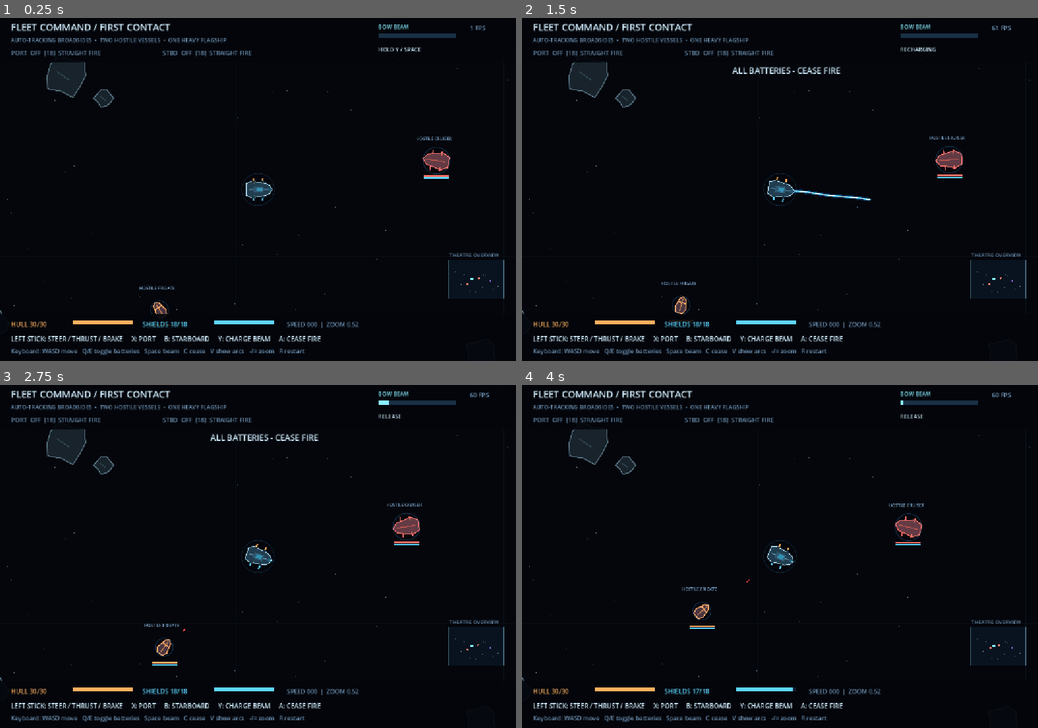
Above: before the commit, frames 1-4 (two rows, left to right).
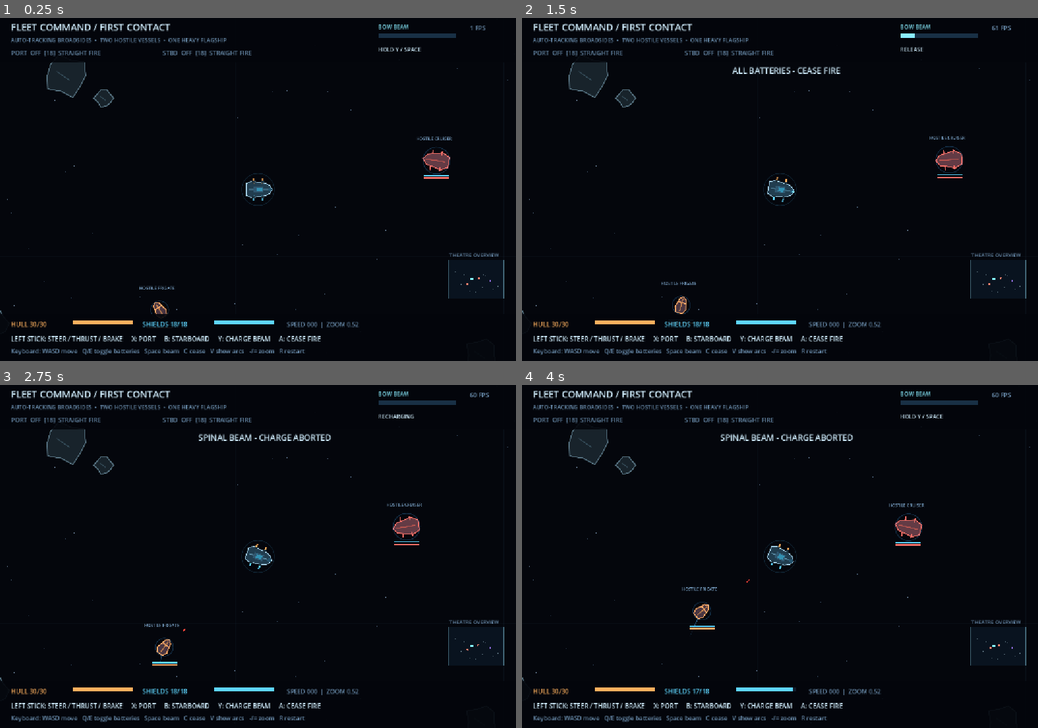
Above: after the commit, the same moments.

Repository: Jonty303/Project-OmegaWar
Game: Godot game, scene res://scenes/fleet_test.tscn
Two runs of this game, one before a commit and one after it. Both use one fixed random seed, a clock stepped at 60 frames per second and the inputs below.
Inputs (mouse positions are in pixels of both pictures, inside the frame that each line leads up to):
- Up to frame 1 (0.25 s): no input
- Up to frame 2 (1.5 s): tap Enter (ui_accept) at 0.5, 0.77 s; move the mouse to (893, 172) at 0.52 s; hold D (fc_turn_right) 0.53-1.25 s; hold Space (fc_beam) 0.53-1.25 s; click (893, 172) at 0.67 s; tap C (fc_cease) at 0.8 s; drag from (676, 206) to (754, 258) at 1.27 s
- Up to frame 3 (2.75 s): move the mouse to (309, 481) at 2.02 s; hold D (fc_turn_right) from 2.03 s (still down); hold Space (fc_beam) from 2.03 s (still down); tap F (fc_missile, bound only after the commit) at 2.1 s
- Up to frame 4 (4 s): release D (fc_turn_right) at 2.75 s; release Space (fc_beam) at 2.75 s; drag from (754, 625) to (625, 505) at 2.77 s; move the mouse to (934, 607) at 3.52 s; hold A (fc_turn_left) from 3.53 s (still down); hold Space (fc_beam) from 3.53 s (still down); tap Enter (ui_accept) at 3.77 s; tap F (fc_missile, bound only after the commit) at 3.8 s

The runs differ from the first frame. In frame 1, less than 0.1% of the frame differs, in the area x 82-87%, y 45-47%; in frame 2, 0.3%; in frame 3, 0.6%, in the area x 29-82%, y 4-82%; in frame 4, 0.5%.

Commit message:
feat: reverse-thrust piloting, automatic five-second spinal beam order, velocity-based ion trails and asteroid hull impacts

Diff:
--- a/scripts/fleet_test.gd
+++ b/scripts/fleet_test.gd
@@ -15,7 +15,11 @@
 const BRAKE := 110.0
 const TURN_SPEED := 0.55
 const TURN_ACCEL := 0.43
-const CHARGE_SECONDS := 2.4
+const CHARGE_SECONDS := 5.0
+const REVERSE_THRUST := 31.0
+const MAX_REVERSE_SPEED := 67.0
+const ASTEROID_SAFE_IMPACT := 20.0
+const TRAIL_INTERVAL := 0.065
 const BROADSIDE_INTERVAL := 0.56
 const SHELL_SPEED := 390.0
 const BEAM_EXPAND_SPEED := 1450.0
@@ -47,8 +51,10 @@
 var thrusting := false
 var braking := false
 var charge := 0.0
-var beam_held := false
 var beam_recovery := 0.0
+var beam_charging := false
+var trail_tick := 0.0
+var ion_trails: Array[Dictionary] = []
 var beam_path: PackedVector2Array = PackedVector2Array()
 var beam_visible := 0.0
 var beam_total := 0.0
@@ -110,15 +116,16 @@
     key_action("fc_beam", KEY_SPACE)
     key_action("fc_reset", KEY_R)
     key_action("fc_cease", KEY_C)
+    key_action("fc_missile", KEY_F)
     key_action("fc_arcs", KEY_V)
     key_action("fc_zoom_out", KEY_MINUS)
     key_action("fc_zoom_in", KEY_EQUAL)
-    # Left-stick axes handle all piloting. Face buttons exclusively issue
-    # weapon orders: X port, B starboard, Y charge beam, A cease fire.
+    # Left stick is full directional propulsion/turning. Face buttons:
+    # X port, B starboard, Y beam arm/cancel, A launch aft missiles.
     pad_button("fc_port", JOY_BUTTON_X)
     pad_button("fc_starboard", JOY_BUTTON_B)
     pad_button("fc_beam", JOY_BUTTON_Y)
-    pad_button("fc_cease", JOY_BUTTON_A)
+    pad_button("fc_missile", JOY_BUTTON_A)
     # D-pad remains free for later shield/command radial menu.
     pad_axis("fc_turn_left", JOY_AXIS_LEFT_X, -1.0)
     pad_axis("fc_turn_right", JOY_AXIS_LEFT_X, 1.0)
@@ -188,7 +195,7 @@
     velocity = Vector2.ZERO
     angular_velocity = 0.0
     charge = 0.0
-    beam_held = false
+    beam_charging = false
     beam_recovery = 0.0
     beam_path.clear()
     port_cooldown = 0.0
@@ -196,6 +203,8 @@
     shots.clear()
     impacts.clear()
     debris.clear()
+    ion_trails.clear()
+    trail_tick = 0.0
     player_shield_flash = 0.0
     setup_targets()
     player_hull = PLAYER_MAX_HULL
@@ -248,15 +257,24 @@
         starboard_target = -1
         announce("STARBOARD BATTERIES - " + ("OPEN FIRE" if starboard_order else "CEASE FIRE"))
 
-    var holding_beam := Input.is_action_pressed("fc_beam")
-    if not encounter_finished and holding_beam and beam_recovery <= 0.0 and beam_path.is_empty():
+    # One press arms a five-second firing order. The second press cancels.
+    if Input.is_action_just_pressed("fc_beam") and not encounter_finished:
+        if beam_charging:
+            beam_charging = false
+            charge = 0.0
+            beam_recovery = maxf(beam_recovery, 1.7)
+            announce("SPINAL BEAM - CHARGE ABORTED")
+        elif beam_recovery <= 0.0 and beam_path.is_empty():
+            beam_charging = true
+            charge = 0.0
+            announce("SPINAL BEAM - CHARGING")
+    if beam_charging and not encounter_finished:
         charge = minf(CHARGE_SECONDS, charge + delta)
-        beam_held = true
-    elif not holding_beam and beam_held:
-        if charge >= 0.28 and not encounter_finished:
-            fire_beam(charge / CHARGE_SECONDS)
-        charge = 0.0
-        beam_held = false
+        if charge >= CHARGE_SECONDS:
+            beam_charging = false
+            fire_beam(1.0)
+            charge = 0.0
+            announce("SPINAL BEAM - FIRE")
 
     if not player_destroyed:
         update_ship(delta)
@@ -274,6 +292,7 @@
     advance_shots(delta)
     advance_beam(delta)
     recharge_shields(delta)
+    update_ion_trails(delta)
     check_encounter_result()
     for i in range(impacts.size() - 1, -1, -1):
         impacts[i]["life"] = float(impacts[i]["life"]) - delta
@@ -294,21 +313,25 @@
     ship_angle += angular_velocity * delta
 
     var throttle := Input.get_action_strength("fc_thrust")
+    var reverse_input := Input.get_action_strength("fc_brake")
     thrusting = throttle > 0.05
-    var brake_input := Input.get_action_strength("fc_brake")
-    braking = brake_input > 0.05
-    if thrusting:
-        velocity += Vector2.UP.rotated(ship_angle) * THRUST * throttle * (1.0 - progress) * delta
+    braking = reverse_input > 0.05
+    var forward := Vector2.UP.rotated(ship_angle)
+    var available_power := 1.0 - progress
+    # Opposite stick direction drives actual stern-first movement, not
+    # passive braking. A stationary ship can accelerate in reverse.
+    velocity += forward * THRUST * throttle * available_power * delta
+    velocity -= forward * REVERSE_THRUST * reverse_input * available_power * delta
     velocity += gravity_at(ship_pos) * delta
-    if braking:
-        velocity = velocity.move_toward(Vector2.ZERO, BRAKE * brake_input * delta)
-    # A charging spinal beam diverts propulsion power. At full charge,
-    # the hull comes to a complete halt until the player releases it.
     if progress > 0.0:
-        velocity = velocity.move_toward(Vector2.ZERO, (32.0 + 92.0 * progress) * delta)
+        velocity = velocity.move_toward(Vector2.ZERO, (26.0 + 83.0 * progress) * delta)
         if progress >= 0.999:
             velocity = Vector2.ZERO
     velocity = velocity.limit_length(MAX_SPEED)
+    # Limit reverse-speed component while retaining sideways inertia.
+    var back_speed := -velocity.dot(forward)
+    if back_speed > MAX_REVERSE_SPEED:
+        velocity += forward * (back_speed - MAX_REVERSE_SPEED)
     ship_pos += velocity * delta
     confine_ship()
 
@@ -336,8 +359,67 @@
         var displacement := ship_pos - centre
         if displacement.length_squared() < minimum * minimum:
             var outward := displacement.normalized() if displacement.length() > 0.1 else Vector2.UP
+            var impact_speed := maxf(0.0, -velocity.dot(outward))
             ship_pos = centre + outward * minimum
-            velocity = velocity.slide(outward) * 0.75
+            velocity = velocity.slide(outward) * 0.65
+            if impact_speed > ASTEROID_SAFE_IMPACT:
+                # Kinetic impact bypasses shields entirely.
+                var harm := clampf((impact_speed - ASTEROID_SAFE_IMPACT) * 0.115, 0.5, 10.0)
+                damage_player_hull_direct(harm, ship_pos - outward * 33.0)
+
+func damage_player_hull_direct(amount: float, at: Vector2) -> void:
+    if player_destroyed:
+        return
+    player_hull = maxf(0.0, player_hull - amount)
+    impacts.append({"pos": at, "life": 0.32, "color": PORT_COLOR})
+    create_explosion(at, 5)
+    if player_hull <= 0.0:
+        player_destroyed = true
+        encounter_finished = true
+        beam_charging = false
+        charge = 0.0
+        announce("FLAGSHIP CRUSHED - PRESS R TO RETRY")
+        create_explosion(ship_pos, 22)
+        sound_bus.play("explosion")
+
+func update_ion_trails(delta: float) -> void:
+    # World-space emitters reflect actual travel, including drifting,
+    # strafing inertia and reversing. Bounded lifetime prevents buildup.
+    for i in range(ion_trails.size() - 1, -1, -1):
+        ion_trails[i]["life"] = float(ion_trails[i]["life"]) - delta
+        if float(ion_trails[i]["life"]) <= 0.0:
+            ion_trails.remove_at(i)
+    trail_tick -= delta
+    if trail_tick > 0.0:
+        return
+    trail_tick = TRAIL_INTERVAL
+    if not player_destroyed:
+        emit_ion(ship_pos, velocity, 1.0)
+    for enemy in targets:
+        if not bool(enemy["destroyed"]):
+            emit_ion(enemy["pos"], enemy["velocity"], 0.73 if enemy["kind"] == "frigate" else 1.0)
+
+func emit_ion(pos: Vector2, actual_velocity: Vector2, strength: float) -> void:
+    var speed := actual_velocity.length()
+    if speed < 9.0:
+        return
+    var rearward := actual_velocity / speed
+    ion_trails.append({
+        "pos": pos - rearward * (22.0 * strength),
+        "vel": actual_velocity * 0.18,
+        "life": lerpf(0.28, 0.82, clampf(speed / 140.0, 0.0, 1.0)),
+        "max_life": 0.82, "speed": speed,
+        "radius": lerpf(1.5, 3.5, clampf(speed / 140.0, 0.0, 1.0)) * strength
+    })
+
+func draw_ion_trails() -> void:
+    for particle in ion_trails:
+        var ratio := clampf(float(particle["life"]) / float(particle["max_life"]), 0.0, 1.0)
+        var pos: Vector2 = particle["pos"]
+        var vel: Vector2 = particle["vel"]
+        draw_line(pos, pos - vel.normalized() * minf(float(particle["speed"]) * 0.16, 16.0),
+            Color(0.28, 0.67, 1.0, 0.26 * ratio), 3.0 * ratio, true)
+        draw_circle(pos, float(particle["radius"]) * ratio, Color(0.57, 0.88, 1.0, 0.46 * ratio))
 
 func announce(message: String) -> void:
     sound_message = message
@@ -740,6 +822,7 @@
     # a show_behind_parent child with independently cached draw commands.
     draw_set_transform(camera_offset, 0.0, Vector2.ONE * view_zoom)
     draw_weapon_arcs()
+    draw_ion_trails()
     draw_targets()
     draw_shots()
     draw_ship()
@@ -794,10 +877,11 @@
             HORIZONTAL_ALIGNMENT_LEFT, -1, 19, MUTED)
         var hp_ratio := float(target["hp"]) / float(target["max_hp"])
         var shield_ratio := float(target["shields"]) / float(target["max_shields"])
-        draw_rect(Rect2(centre + Vector2(-56, 65), Vector2(112, 7)), Color(0.08, 0.13, 0.18), true)
-        draw_rect(Rect2(centre + Vector2(-56, 65), Vector2(112 * hp_ratio, 7)), edge_color, true)
-        draw_rect(Rect2(centre + Vector2(-56, 76), Vector2(112, 5)), Color(0.08, 0.13, 0.18), true)
-        draw_rect(Rect2(centre + Vector2(-56, 76), Vector2(112 * shield_ratio, 5)), STARBOARD_COLOR, true)
+        # Shield health above hull health; colours remain distinct.
+        draw_rect(Rect2(centre + Vector2(-56, 65), Vector2(112, 6)), Color(0.08, 0.13, 0.18), true)
+        draw_rect(Rect2(centre + Vector2(-56, 65), Vector2(112 * shield_ratio, 6)), STARBOARD_COLOR, true)
+        draw_rect(Rect2(centre + Vector2(-56, 76), Vector2(112, 7)), Color(0.08, 0.13, 0.18), true)
+        draw_rect(Rect2(centre + Vector2(-56, 76), Vector2(112 * hp_ratio, 7)), edge_color, true)
 
 func draw_weapon_arcs() -> void:
     if not show_arcs:
